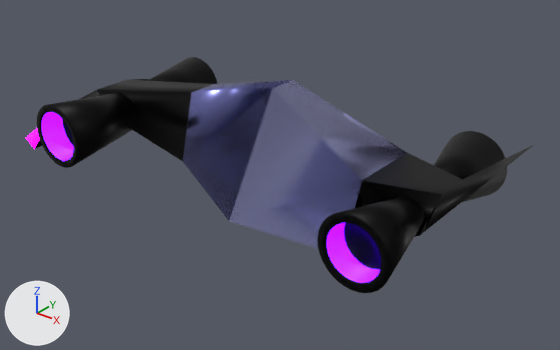
The glTF model public/models/car3.glb, before and after one commit.
Rendered twice from a camera (50 mm lens) standing at (286.65, -1.42, 19.29) and looking at (270.51, 18.76, 6.78). Every picture has the same lights, and +X, +Y and +Z are marked at lower left. The first picture is the older version. Vertices at exactly the same position are counted once.

Objects in the first picture: 'Flying car 3'.
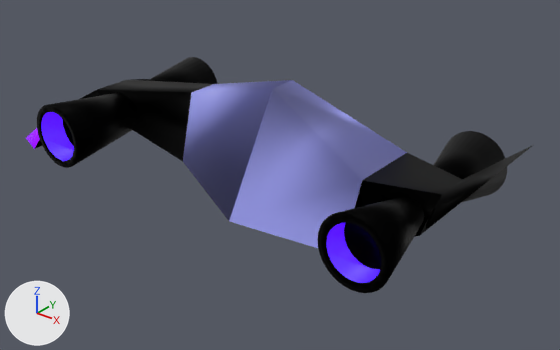
Where the newer file only moved an object's origin or applied its transform, the numbers keep the older frame.

Boxes [x1, y1, x2, y2] around the edits, measured in the pictures (560 x 350 px):
part 1 of me_cylinder_038, recoloured: [34, 73, 481, 288] in both
part 2 of me_cylinder_038, recoloured: [26, 128, 40, 148] in both

The change in detail:
Material 'purple-glow' (mat_purple_glow) is new.
Its base color is (0.227, 0.0, 0.801) (purple #8300e7).
Its emission color is (0.227, 0.0, 0.799) (purple #8300e7).
Its emission strength is 1.0.
Material 'deep-purple-glow' (mat_deep_purple_glow) is new.
Its base color is (0.000225, 0.0217, 0.801) (blue #0129e7).
Its emission color is (0.0821, 0.0, 1.0) (purple #5100ff).
Its emission strength is 1.199.
Material 'black-metal' (mat_black_metal) is new.
Its base color is (0.00147, 0.00147, 0.00147) (black #050505).
Its metallic is 1.0.
Material 'lilac-metal' (mat_lilac_metal) is new.
Its base color is (0.298, 0.31, 0.801) (blue #9497e7).
Material 'red-glow' (mat_red_glow) is new.
Its base color is (0.801, 0.0, 0.00072) (red #e70002).
Its emission color is (1.0, 0.0, 0.0) (red #ff0000).
Its emission strength is 1.0.
me_cylinder_038 has 546 vertices, 1076 faces and spans x 259.3..278.5, y 14.6..22.4, z 6.3..10.4.
me_cylinder_038 is used by ob_flying_car_3; location (0.0, 0.0, 0.0).
me_cylinder_038 no longer uses material mat_glow_backlight_car3 (red #e70007, glowing red #ff1200).
me_cylinder_038 no longer uses material mat_glow_wheellights_car3 (blue #0129e7, glowing purple #5100ff).
me_cylinder_038 no longer uses material mat_metalic2_car3 (blue #9497e7).
me_cylinder_038 part 1: all 804 faces that had it switch from mat_metalic_car3 (black #000000) to mat_black_metal (black #050505).
me_cylinder_038 part 2: all 2 faces that had it switch from mat_glow_frontlights_car3 (purple #5000ff, glowing purple #b800ff) to mat_purple_glow (purple #8300e7, glowing purple #8300e7).
me_cylinder_038 gains material mat_red_glow (red #e70002, glowing red #ff0000).
me_cylinder_038 gains material mat_deep_purple_glow (blue #0129e7, glowing purple #5100ff).
me_cylinder_038 gains material mat_lilac_metal (blue #9497e7).
